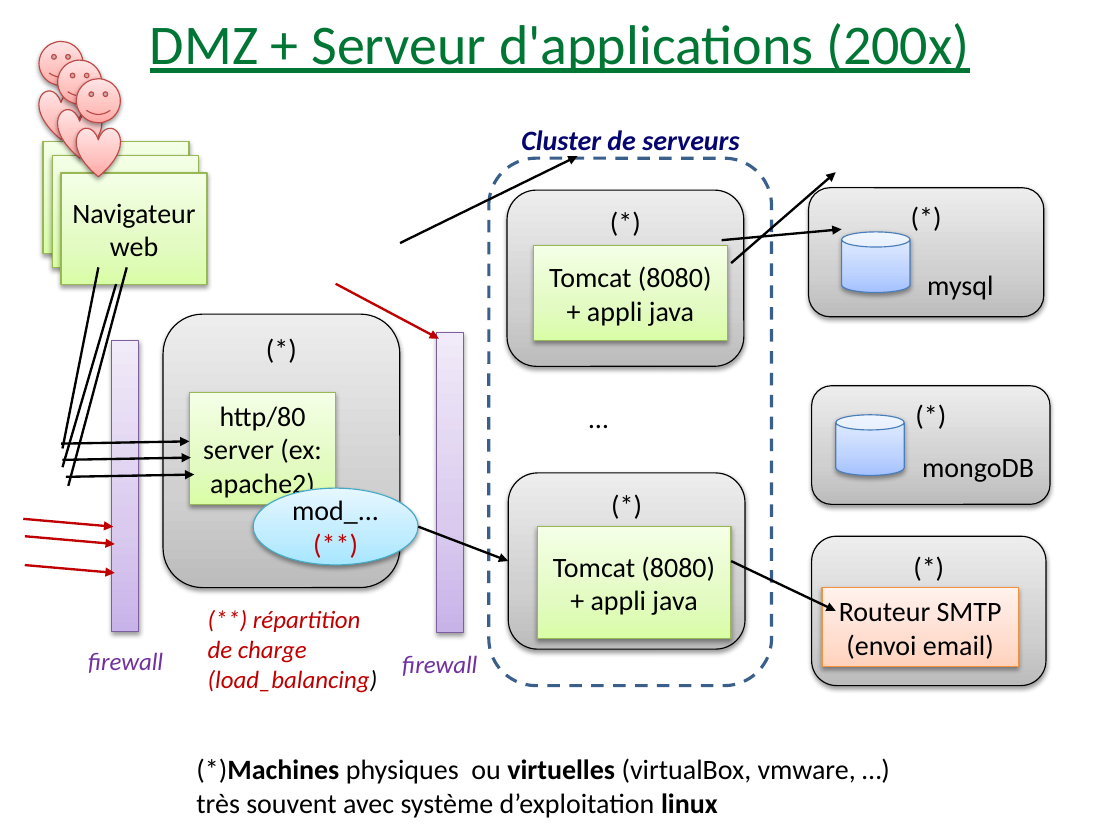
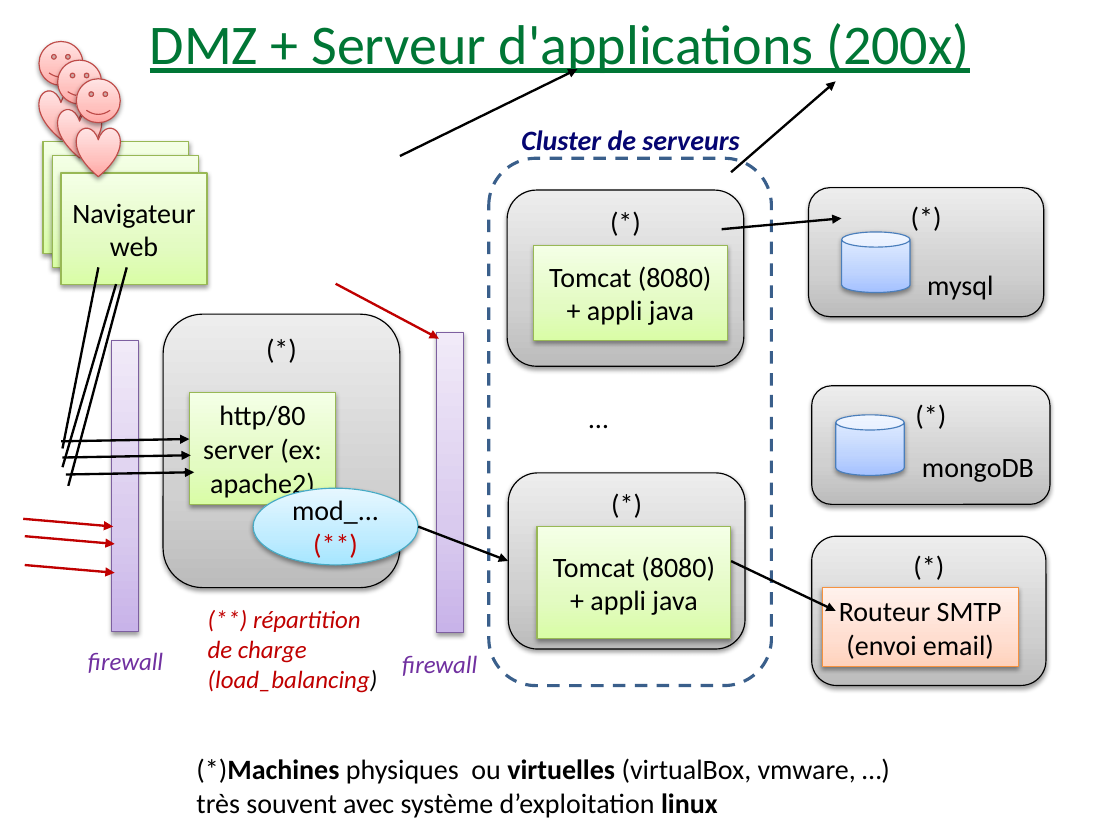
Before and after one commit to didier-tp/afc2021, a slide deck: slide 2 of docs/infrastructures_cloud_et_microservices.pptx. Drawn at 1120x840 pixels with LibreOffice and Linux fonts; fonts in the diff are those of the drawing. Boxes give left, top, right and bottom in pixels: in the first picture for what was removed or moved away, otherwise in the second. Text is boxed around its words. In the diff, an @@ line names an element or a change of style, - is before the commit and + after.

```diff
--- a/docs/infrastructures_cloud_et_microservices.pptx
+++ b/docs/infrastructures_cloud_et_microservices.pptx
@@ freeform shape: place and size @@
-freeform shape at (400,156,577,243)
+freeform shape at (400,69,577,157)
@@ freeform shape: place and size @@
-freeform shape at (731,172,836,263)
+freeform shape at (731,82,836,172)
@@ freeform shape: place and size @@
-freeform shape at (721,230,841,241)
+freeform shape at (721,218,841,230)
@@ outline redrawn in 3 elements at (63,456,192,458), (62,439,190,441), (66,473,195,475) @@
```
Also in this commit, not shown: 2 other slides changed, 2 other files.
